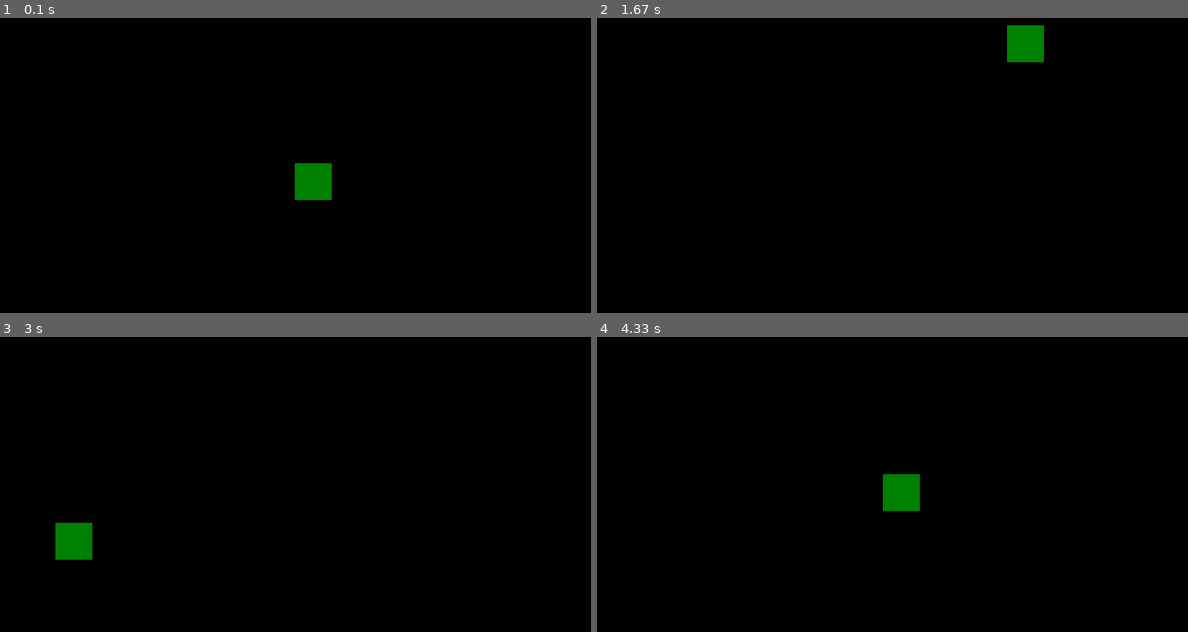
Above: before the commit, frames 1-4 (two rows, left to right).
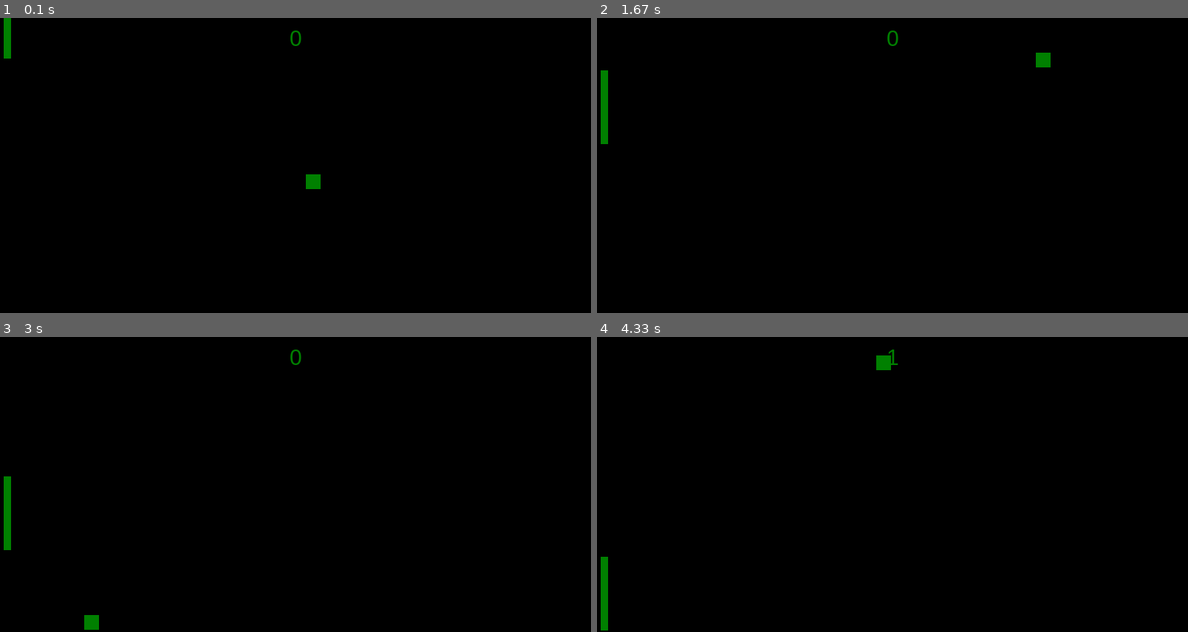
Above: after the commit, the same moments.

Repository: TravisBumgarner/Proof-of-Concepts
Game: pygame game, started from pong.py
Same seed, same stepped clock (60 frames per second), same inputs: the game is played once before the commit and once after it.
Inputs (mouse positions are in pixels of both pictures, inside the frame that each line leads up to):
- Up to frame 1 (0.1 s): no input
- Up to frame 2 (1.67 s): click (892, 165) at 0.38 s; click (951, 230) at 0.72 s; click (1111, 268) at 1.05 s; click (750, 106) at 1.38 s
- Up to frame 3 (3 s): click (295, 519) at 1.72 s; click (212, 422) at 2.05 s; click (502, 561) at 2.38 s; click (106, 514) at 2.72 s
- Up to frame 4 (4.33 s): click (1099, 543) at 3.08 s; click (750, 537) at 3.55 s; click (1105, 552) at 3.88 s; click (715, 593) at 4.22 s

The runs differ from the first frame. In frame 1, 0.9% of the frame differs, in the area x 0-57%, y 0-62%; in frame 2, 1.2%; in frame 3, 1.3%, in the area x 0-51%, y 4-100%; in frame 4, 1.3%.

Commit message:
Made one player pong

Diff:
--- a/pong.py
+++ b/pong.py
@@ -4,17 +4,8 @@
 SCREEN_WIDTH = 800
 SCREEN_HEIGHT = 400
 FPS = 30
-
-
 BLACK = (0, 0, 0)
 GREEN = (0, 128, 0)
-
-
-def get_random_velocity():
-    polarity = 1 if random.random() < 0.5 else -1
-    magnitude = random.randint(1, (SCREEN_WIDTH + SCREEN_HEIGHT) / 100)
-
-    return polarity * magnitude
 
 
 class Paddle(pygame.sprite.Sprite):
@@ -24,20 +15,16 @@
         self.image = pygame.Surface([width, height])
         self.image.fill(GREEN)
         self.rect = self.image.get_rect()
-        self.reset_pos()
+        self.reset_position()
 
-    def reset_pos(self):
-        self.rect.x = 0
+    def reset_position(self):
+        self.rect.x = 5
         self.rect.y = (SCREEN_HEIGHT / 2) - self.rect.height / 2
 
     def update(self):
         """ Called each frame. """
-
-        if self.rect.y <= 0 or self.rect.y >= SCREEN_HEIGHT - self.rect.height:
-            self.y_velocity = -self.y_velocity
-
-        if self.rect.x <= 0 or self.rect.x >= SCREEN_WIDTH - self.rect.width:
-            self.x_velocity = -self.x_velocity
+        x, y = pygame.mouse.get_pos()
+        self.rect.y = y - self.rect.height / 2
 
 
 class Pong(pygame.sprite.Sprite):
@@ -47,37 +34,66 @@
         self.image = pygame.Surface([width, height])
         self.image.fill(GREEN)
         self.rect = self.image.get_rect()
-        self.reset_pos()
+        self.reset_position()
 
-    def reset_pos(self):
+    def get_random_velocity(self):
+        polarity = 1 if random.random() < 0.5 else -1
+        magnitude = random.randint(1, (SCREEN_WIDTH + SCREEN_HEIGHT) / 100)
+
+        return polarity * magnitude
+
+    def reset_position(self):
         self.rect.x = (SCREEN_WIDTH / 2) - self.rect.width / 2
         self.rect.y = (SCREEN_HEIGHT / 2) - self.rect.height / 2
-        self.x_velocity = get_random_velocity()
-        self.y_velocity = get_random_velocity()
+        self.x_velocity = self.get_random_velocity()
+        self.y_velocity = self.get_random_velocity()
 
     def update(self):
         """ Called each frame. """
         self.rect.x += self.x_velocity
         self.rect.y += self.y_velocity
-        print(self.rect.x)
 
         if self.rect.y <= 0 or self.rect.y >= SCREEN_HEIGHT - self.rect.height:
             self.y_velocity = -self.y_velocity
 
-        if self.rect.x <= 0 or self.rect.x >= SCREEN_WIDTH - self.rect.width:
+        if self.rect.x >= SCREEN_WIDTH - self.rect.width:
             self.x_velocity = -self.x_velocity
+
+    def handle_collision(self):
+        self.x_velocity = -self.x_velocity
+
+    def has_lost(self):
+        return self.rect.x <= 0
+
+    def is_collided_with(self, sprite):
+        return self.rect.colliderect(sprite.rect)
 
 
 pygame.init()
 screen = pygame.display.set_mode([SCREEN_WIDTH, SCREEN_HEIGHT])
 all_sprites_list = pygame.sprite.Group()
 
+font_name = pygame.font.match_font("arial")
+
+
+def draw_text(surf, text, size, x, y):
+    font = pygame.font.Font(font_name, size)
+    text_surface = font.render(text, True, GREEN)
+    text_rect = text_surface.get_rect()
+    text_rect.midtop = (x, y)
+    surf.blit(text_surface, text_rect)
+
+
 done = False
 
 clock = pygame.time.Clock()
 
-pong = Pong(color=GREEN, width=50, height=50)
+pong = Pong(color=GREEN, width=20, height=20)
 all_sprites_list.add(pong)
+paddle = Paddle(color=GREEN, width=10, height=100)
+all_sprites_list.add(paddle)
+
+score = 0
 while not done:
     for event in pygame.event.get():
         if event.type == pygame.QUIT:
@@ -88,7 +104,18 @@
     # Calls update() method on every sprite in the list
     all_sprites_list.update()
     clock.tick(FPS)
+    if pong.is_collided_with(paddle):
+        pong.handle_collision()
+        score += 1
+
+    if pong.has_lost():
+        draw_text(screen, "Game Over :(", 50, SCREEN_WIDTH / 2, SCREEN_HEIGHT / 2)
     # Draw all the spites
     all_sprites_list.draw(screen)
+    draw_text(screen, str(score), 30, SCREEN_WIDTH / 2, 10)
     # Go ahead and update the screen with what we've drawn.
     pygame.display.flip()
+    if pong.has_lost():
+        pygame.time.wait(3000)
+        score = 0
+        pong.reset_position()
